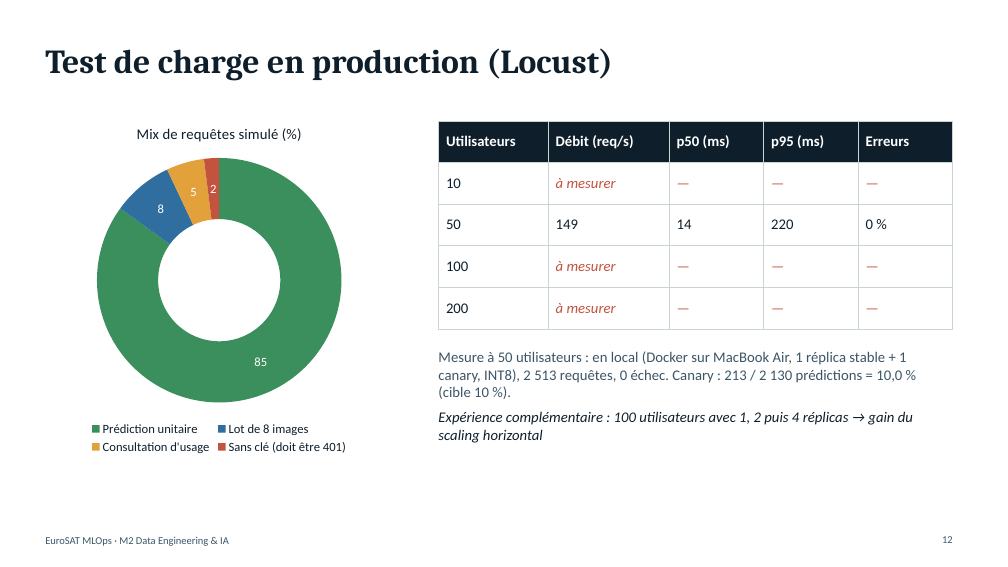
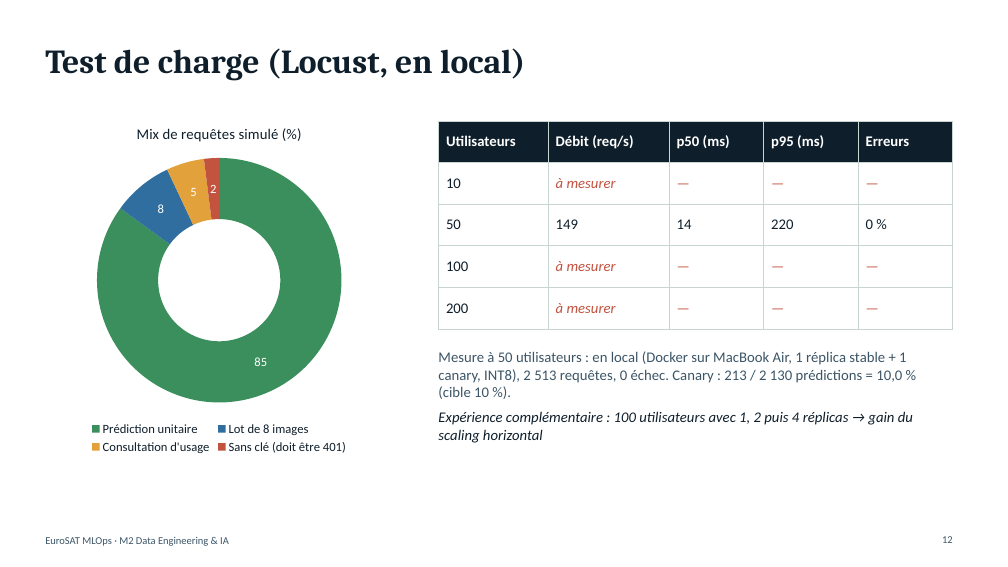
Before and after one commit to nplnguyen/eurosat-mlops, a slide deck: slide 12 of presentation/soutenance-mlops-eurosat.pptx. Drawn at 1008x567 pixels with LibreOffice and Linux fonts; fonts in the diff are those of the drawing. Boxes give left, top, right and bottom in pixels: in the first picture for what was removed or moved away, otherwise in the second. Text is boxed around its words. In the diff, an @@ line names an element or a change of style, - is before the commit and + after.

```diff
--- a/presentation/soutenance-mlops-eurosat.pptx
+++ b/presentation/soutenance-mlops-eurosat.pptx
@@ title at [45,48,525,81]: text changed @@
-Test de charge en production (Locust)
+Test de charge (Locust, en local)
```
Also in this commit, not shown: 4 other slides changed.
